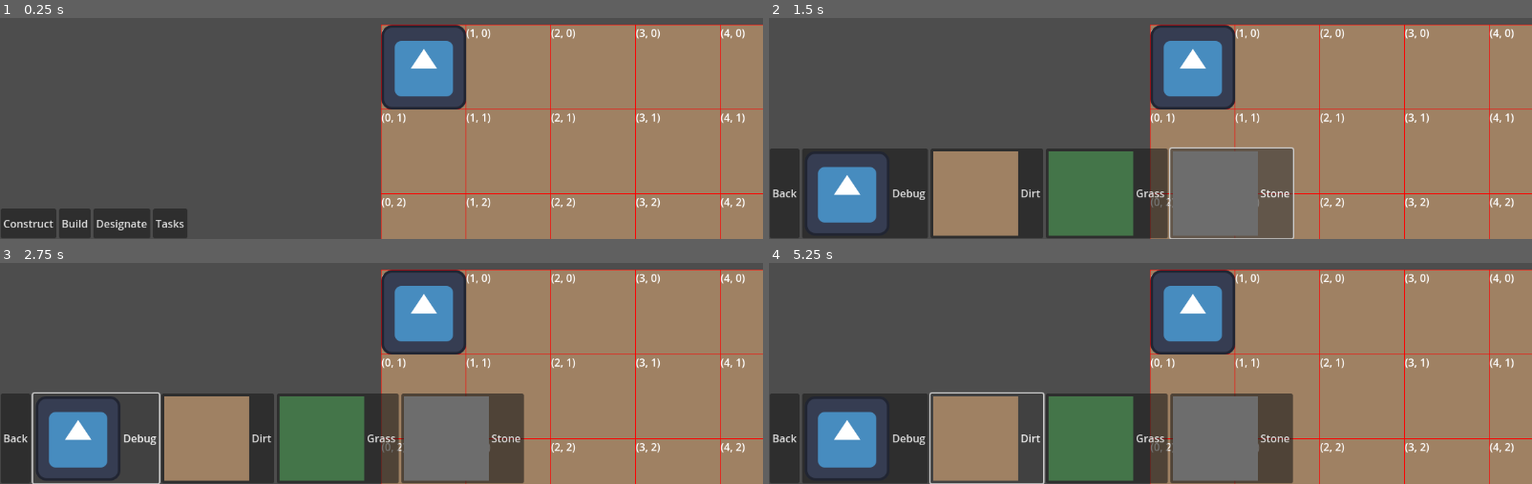
Above: before the commit, frames 1-4 (two rows, left to right).
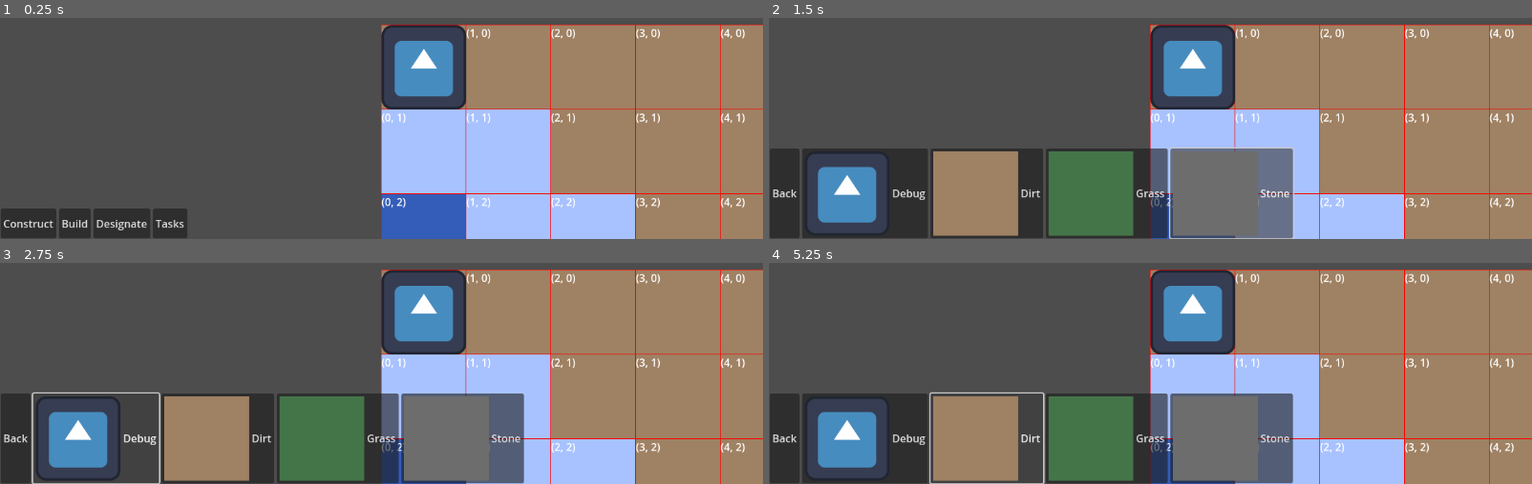
Above: after the commit, the same moments.

Repository: TheWolfStudios/Kobolds-Upon-The-Flesh
Game: Godot game, scene res://Scenes/main.tscn
The game is run twice, just before and just after one commit, with the same random seed, the same clock (stepped at 60 frames per second) and the same inputs. The engine's default icon, where the game draws it, is replaced by a stand-in: a white triangle on a blue panel in a dark square.
Inputs (mouse positions are in pixels of both pictures, inside the frame that each line leads up to):
- Up to frame 1 (0.25 s): no input
- Up to frame 2 (1.5 s): click (799, 223) at 0.5 s, where only the run before the commit has a clickable "Construct"; click (1234, 192) at 1.25 s, where only the run before the commit has a clickable "Stone"
- Up to frame 3 (2.75 s): click (99, 437) at 2 s, where only the run before the commit has a clickable "Debug"
- Up to frame 4 (5.25 s): click (990, 437) at 2.75 s, where only the run before the commit has a clickable "Dirt"; click (1104, 437) at 3.5 s, where only the run before the commit has a clickable "Grass"; click (868, 437) at 4.25 s, where only the run before the commit has a clickable "Debug"; click (990, 437) at 5 s, where only the run before the commit has a clickable "Dirt"

The runs differ from the first frame. In frame 1, 15% of the frame differs, in the area x 49-84%, y 41-100%; in frame 2, 11%; in frame 3, 11%; in frame 4, 11%.

Commit message:
Updated world gen with random noise. Super slow and needs refinement for better generation.

Diff:
--- /dev/null
+++ b/Data/Floor/DeepWaterTileBasic.tres
@@ -0,0 +1,9 @@
+[gd_resource type="Resource" script_class="FloorData" load_steps=2 format=3 uid="uid://buh8iw5g6w5r4"]
+
+[ext_resource type="Script" path="res://Data/FloorData.gd" id="1_xclhw"]
+
+[resource]
+script = ExtResource("1_xclhw")
+name = "Deep Water"
+ID = 6
+coords = Vector2(0, 0)
--- /dev/null
+++ b/Data/Floor/ShallowWaterTileBasic.tres
@@ -0,0 +1,9 @@
+[gd_resource type="Resource" script_class="FloorData" load_steps=2 format=3 uid="uid://d214rpgxu884u"]
+
+[ext_resource type="Script" path="res://Data/FloorData.gd" id="1_a56eo"]
+
+[resource]
+script = ExtResource("1_a56eo")
+name = "Shallow Water"
+ID = 5
+coords = Vector2(0, 0)
--- a/Data/Floor/StoneTileBasic.tres
+++ b/Data/Floor/StoneTileBasic.tres
@@ -4,6 +4,6 @@
 
 [resource]
 script = ExtResource("1_vl11k")
-name = ""
-ID = 0
+name = "Stone"
+ID = 4
 coords = Vector2(0, 0)
--- a/Scenes/main.tscn
+++ b/Scenes/main.tscn
@@ -9,6 +9,9 @@
 [ext_resource type="Texture2D" uid="uid://beqnd12j5862y" path="res://Assets/Art/Tiles/Grass_Basic.png" id="4_0quhj"]
 [ext_resource type="Script" path="res://Scripts/Unit/Pathfinding.gd" id="4_4o0ov"]
 [ext_resource type="Texture2D" uid="uid://dup0smmxwgjgu" path="res://Assets/Art/Tiles/Stone_Basic.png" id="5_kcl1w"]
+[ext_resource type="Texture2D" uid="uid://15hbscvjm5vk" path="res://Assets/Art/Tiles/Water_Shallow_Basic.png" id="6_kpnls"]
+[ext_resource type="Texture2D" uid="uid://b1i7gg7bd3w70" path="res://Assets/Art/Tiles/Water_Deep_Basic.png" id="7_6odqn"]
+[ext_resource type="Texture2D" uid="uid://dr4jkns2kr45f" path="res://Assets/Art/Tiles/TileMap_Atlas_Basic.png" id="8_xdqxf"]
 [ext_resource type="Script" path="res://Scripts/Scene/GUI.gd" id="10_d3y7k"]
 
 [sub_resource type="TileSetAtlasSource" id="TileSetAtlasSource_186ix"]
@@ -31,12 +34,35 @@
 texture_region_size = Vector2i(128, 128)
 0:0/0 = 0
 
+[sub_resource type="TileSetAtlasSource" id="TileSetAtlasSource_jcu05"]
+texture = ExtResource("6_kpnls")
+texture_region_size = Vector2i(128, 128)
+0:0/0 = 0
+
+[sub_resource type="TileSetAtlasSource" id="TileSetAtlasSource_n54df"]
+texture = ExtResource("7_6odqn")
+texture_region_size = Vector2i(128, 128)
+0:0/0 = 0
+
+[sub_resource type="TileSetAtlasSource" id="TileSetAtlasSource_q4nt3"]
+texture = ExtResource("8_xdqxf")
+texture_region_size = Vector2i(128, 128)
+0:0/0 = 0
+1:0/0 = 0
+2:0/0 = 0
+3:0/0 = 0
+4:0/0 = 0
+5:0/0 = 0
+
 [sub_resource type="TileSet" id="TileSet_u5w6a"]
 tile_size = Vector2i(128, 128)
 sources/0 = SubResource("TileSetAtlasSource_186ix")
 sources/1 = SubResource("TileSetAtlasSource_ypry0")
 sources/2 = SubResource("TileSetAtlasSource_yulgl")
 sources/3 = SubResource("TileSetAtlasSource_e8scl")
+sources/5 = SubResource("TileSetAtlasSource_jcu05")
+sources/6 = SubResource("TileSetAtlasSource_n54df")
+sources/7 = SubResource("TileSetAtlasSource_q4nt3")
 
 [node name="Main" type="Node2D"]
 script = ExtResource("1_b37mf")
--- a/Scripts/Scene/Camera.gd
+++ b/Scripts/Scene/Camera.gd
@@ -1,6 +1,6 @@
 extends Camera2D
 
-var zoomSpeed: float = 0.5
+var zoomSpeed: float = 0.75
 var zoomMin: float = 0.001
 var zoomMax: float = 2.0
 var dragSensativity: float = 1.0
@@ -10,9 +10,9 @@
 		position -= event.relative * dragSensativity / zoom
 	if event is InputEventMouseButton:
 		if event.button_index == MOUSE_BUTTON_WHEEL_UP:
-			zoom += Vector2(zoomSpeed, zoomSpeed)
+			zoom /= Vector2(zoomSpeed, zoomSpeed)
 		elif event.button_index == MOUSE_BUTTON_WHEEL_DOWN:
-			zoom -= Vector2(zoomSpeed, zoomSpeed)
+			zoom *= Vector2(zoomSpeed, zoomSpeed)
 		zoom = clamp(zoom, Vector2(zoomMin, zoomMin), Vector2(zoomMax, zoomMax))
 
 # Called when the node enters the scene tree for the first time.
--- a/Scripts/Scene/Grid.gd
+++ b/Scripts/Scene/Grid.gd
@@ -1,18 +1,47 @@
 class_name Grid
 extends TileMap
 
-@export var width: int = 12
-@export var height: int = 12
+@export var width: int = 100
+@export var height: int = 100
 @export var cell_size: int = 128
+@export var noise_scale = 0.1
 @export var show_debug: bool = false
+
+var deepWater = 0.4
+var shallowWater = 0.5
+var dirt = 0.6
+var grass = 0.7
+var stone = 0.8
 
 var grid: Dictionary = {}
 
 func generateGrid():
+	var NOISE = FastNoiseLite.new()
+	NOISE.set_seed(randi())
+	NOISE.noise_type = FastNoiseLite.TYPE_PERLIN
+	NOISE.frequency = noise_scale
+
+
 	for x in width:
 		for y in height:
+			var noise_value = NOISE.get_noise_2d(x, y)
+			noise_value = (noise_value + 1)/2
+
+			var tile_pos = Vector2i(x, y)
+			var atlas_coords = Vector2i(0, 0)
 			grid[Vector2(x,y)] = CellData.new(Vector2(x,y))
-			grid[Vector2(x,y)].floorData = preload("res://Data/Floor/DirtTileBasic.tres")
+
+			if noise_value < deepWater:
+				grid[Vector2(x,y)].floorData = preload("res://Data/Floor/DeepWaterTileBasic.tres")
+			elif noise_value < shallowWater:
+				grid[Vector2(x,y)].floorData = preload("res://Data/Floor/ShallowWaterTileBasic.tres")
+			elif noise_value < dirt:
+				grid[Vector2(x,y)].floorData = preload("res://Data/Floor/DirtTileBasic.tres")
+			elif noise_value < grass:
+				grid[Vector2(x,y)].floorData = preload("res://Data/Floor/GrassTileBasic.tres")
+			else:
+				grid[Vector2(x,y)].floorData = preload("res://Data/Floor/StoneTileBasic.tres")
+
 			refreshTile(Vector2(x,y))
 
 			# Debug Grid
Binary file added: Assets/Art/Tiles/TileMap_Atlas_Basic.png
Not shown, added: Assets/Art/Tiles/TileMap_Atlas_Basic.png.import
Binary file added: Assets/Art/Tiles/Water_Deep_Basic.png
Not shown, added: Assets/Art/Tiles/Water_Deep_Basic.png.import
Binary file added: Assets/Art/Tiles/Water_Shallow_Basic.png
Not shown, added: Assets/Art/Tiles/Water_Shallow_Basic.png.import
Not shown: 1 places in Scenes/main.tscn that only renumber resources
